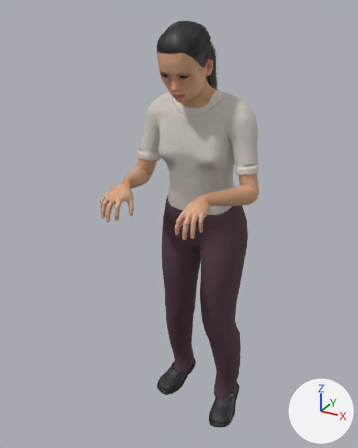
The glTF model assets/props/people-ava-stand-mid.glb as it was, and as the next commit left it.
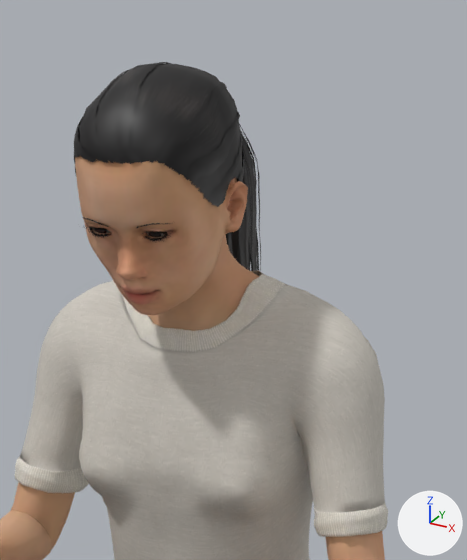
Old and new are each drawn whole from a 50 mm camera at (0.717, -1.315, 0.525) aimed at (-0.045, 0.071, -0.168) and again close up on the part from 37% to 80% of the width and 0% to 41% of the height. Lighting does not change. The marker at lower right points along +X, +Y and +Z. The first two pictures are the older version. Vertices at exactly the same position are counted once.

The first close-up shows 'people-ava-stand-mid'.
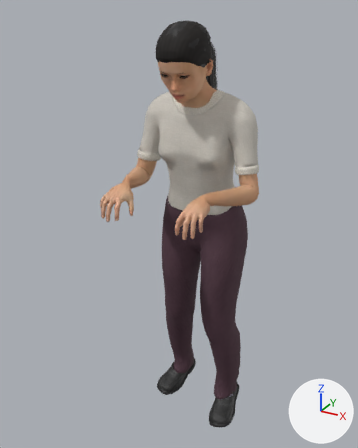
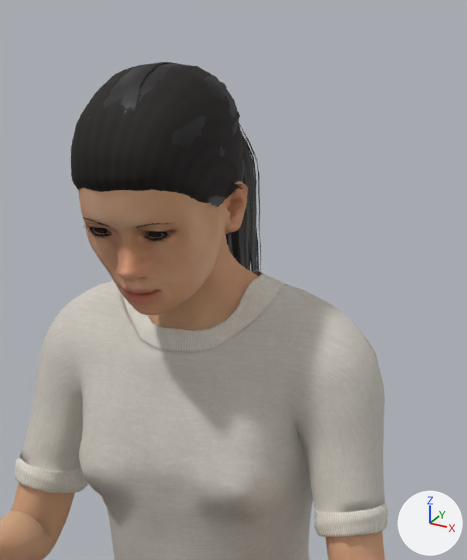
What differs and where, as boxes [x1, y1, x2, y2] in the close-ups (467 x 560 px):
part 1 of me_base_001, added: after [71, 62, 243, 203]

What changed in the scene script:
```text
Add img_people_ava_stand_mid__root_fibres:
    img_people_ava_stand_mid__root_fibres = load_image('people-ava-stand-mid--root-fibres', '_unpacked/people-ava-stand-mid--root-fibres', 768, 256, 'sRGB')
Add mat_human_brushed_roots_hair:
    mat_human_brushed_roots_hair = principled_material('Human.brushed_roots_hair')
    mat_human_brushed_roots_hair.texture = img_people_ava_stand_mid__root_fibres
    mat_human_brushed_roots_hair.roughness = 0.82
Change me_base_001:
    used by ob_people_ava_stand_mid; location = (0.0, 0.0, 0.0)
    remove me_base_001.from_pydata(...)  # 29552 vertices, 55378 faces; spans x -0.23..0.23, y -0.221..0.325, z -0.999..0.488
    add me_base_001.from_pydata(...)  # 32017 vertices, 60218 faces; spans x -0.23..0.23, y -0.221..0.325, z -0.999..0.488
    me_base_001 part 1: a new loose piece of 2465 vertices spanning x -0.08..0.081, y -0.073..0.113, z 0.343..0.488, in mat_human_brushed_roots_hair (picture img_people_ava_stand_mid__root_fibres)
    add me_base_001.materials.append(mat_human_brushed_roots_hair)  # picture img_people_ava_stand_mid__root_fibres
```
